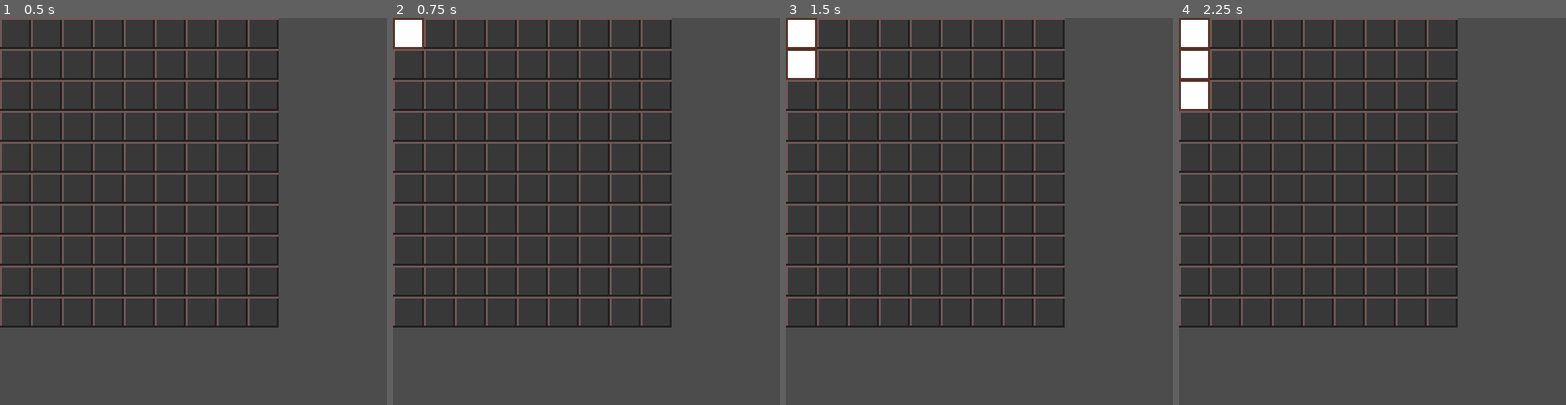
Above: before the commit, frames 1-4 (left to right).
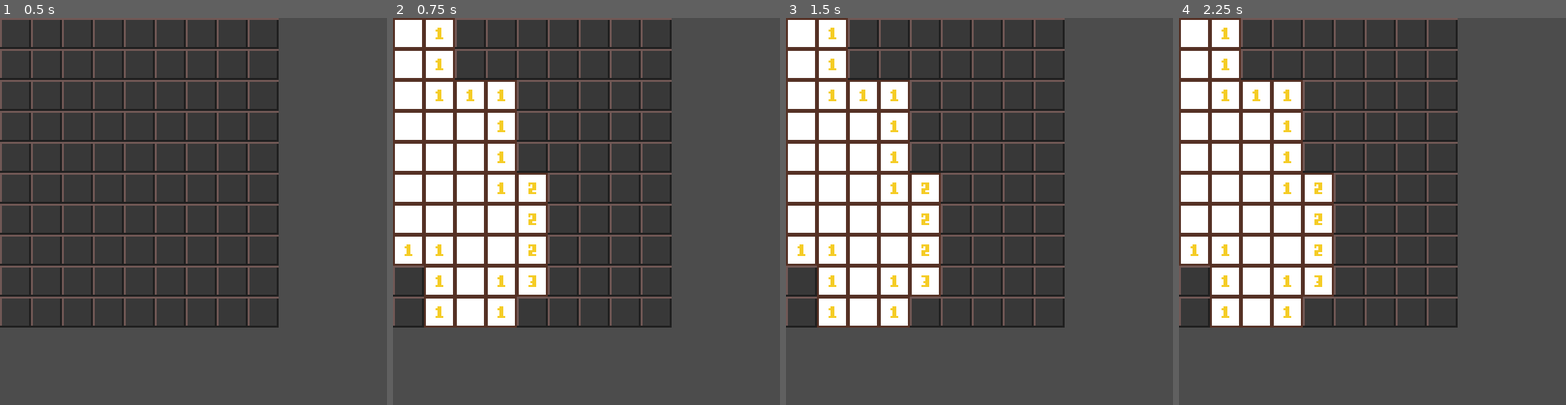
Above: after the commit, the same moments.

Repository: refeals/minesweeper_godot
Game: Godot game, scene res://scenes/Board.tscn
Two runs of this game, one before a commit and one after it. Both use one fixed random seed, a clock stepped at 60 frames per second and the inputs below.
Inputs (mouse positions are in pixels of both pictures, inside the frame that each line leads up to):
- Up to frame 1 (0.5 s): no input
- Up to frame 2 (0.75 s): tap Enter at 0.5 s; move the mouse to (408, 33) at 0.52 s; press the mouse at (408, 33) at 0.53 s
- Up to frame 3 (1.5 s): tap Space at 1.25 s; move the mouse to (801, 64) at 1.27 s; release the mouse at (801, 64) at 1.28 s; click (801, 64) at 1.35 s
- Up to frame 4 (2.25 s): tap Enter at 2 s; move the mouse to (1194, 95) at 2.02 s; press the mouse at (1194, 95) at 2.03 s

Frame 1 is identical in both runs. In frame 2, 24% of the frame differs, in the area x 0-40%, y 0-80%; in frame 3, 23%; in frame 4, 22%.

Commit message:
feat: recursively open adjacent pieces if value == 0

Diff:
--- a/scenes/Board.tscn
+++ b/scenes/Board.tscn
@@ -5,3 +5,4 @@
 [node name="Board" type="Node2D"]
 scale = Vector2( 3, 3 )
 script = ExtResource( 1 )
+bombs = 10
--- a/scripts/Board.gd
+++ b/scripts/Board.gd
@@ -2,10 +2,11 @@
 
 var piece = preload("res://scenes/Piece.tscn")
 
-var width = 9
-var height = 10
-var bombs = 10
+export(int) var width = 9
+export(int) var height = 10
+export(int) var bombs = 10
 var data = []
+var pieceArr = []
 
 var pieceSize = 16
 
@@ -15,7 +16,8 @@
   addBombs()
   setPieceValues()
   drawPieces()
-  print(data)
+#  print(data)
+#  print(pieceArr)
 
 func generateBoard() -> void:
   for i in range(width):
@@ -43,7 +45,7 @@
         setPieceValue(i, j)
 
 func setPieceValue(x, y):
-  if x > 1:
+  if x > 0:
     # up left
     if y > 0 and data[x - 1][y - 1] == -1:
       data[x][y] += 1
@@ -69,7 +71,7 @@
     if y < height - 1 and data[x + 1][y + 1] == -1:
       data[x][y] += 1
 
-  if y > 1:
+  if y > 0:
     # up
     if data[x][y - 1] == -1:
       data[x][y] += 1
@@ -81,6 +83,7 @@
 
 func drawPieces() -> void:
   for i in range(width):
+    pieceArr.append([])
     for j in range(height):
       var instance = piece.instance()
       instance.x = i
@@ -88,3 +91,29 @@
       instance.position = Vector2(i * pieceSize, j * pieceSize)
       instance.value = data[i][j]
       add_child(instance)
+      pieceArr[i].append(instance)
+
+func openAdjacentPieces(x, y) -> void:
+  if x > 0 and y > 0:
+    pieceArr[x - 1][y - 1].setOpened()
+
+  if x > 0:
+    pieceArr[x - 1][y].setOpened()
+
+  if x > 0 and y < height - 1:
+    pieceArr[x - 1][y + 1].setOpened()
+
+  if y > 0:
+    pieceArr[x][y - 1].setOpened()
+
+  if y < height - 1:
+    pieceArr[x][y + 1].setOpened()
+
+  if x < width - 1 and y > 0:
+    pieceArr[x + 1][y - 1].setOpened()
+
+  if x < width - 1:
+    pieceArr[x + 1][y].setOpened()
+
+  if x < width - 1 and y < height - 1:
+    pieceArr[x + 1][y + 1].setOpened()
--- a/scripts/Piece.gd
+++ b/scripts/Piece.gd
@@ -18,8 +18,11 @@
   if event.is_action_pressed("ui_mouse_left"):
     if not opened:
       setOpened()
-      print(x, y)
 
 func setOpened():
-  opened = true
-  sprite.region_rect = Rect2(x_pos[value], y_pos[value], pieceSize, pieceSize)
+  if not opened:
+    opened = true
+    sprite.region_rect = Rect2(x_pos[value], y_pos[value], pieceSize, pieceSize)
+
+    if value == 0:
+      get_parent().openAdjacentPieces(x, y)
